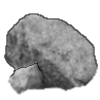
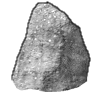
Comparing the layer stacks of the two 100x100 images. Changes:
painted on "line" over [4, 1, 98, 92]
renamed "Pasted Layer" to "line #1", painted on it over [3, 2, 99, 95]
